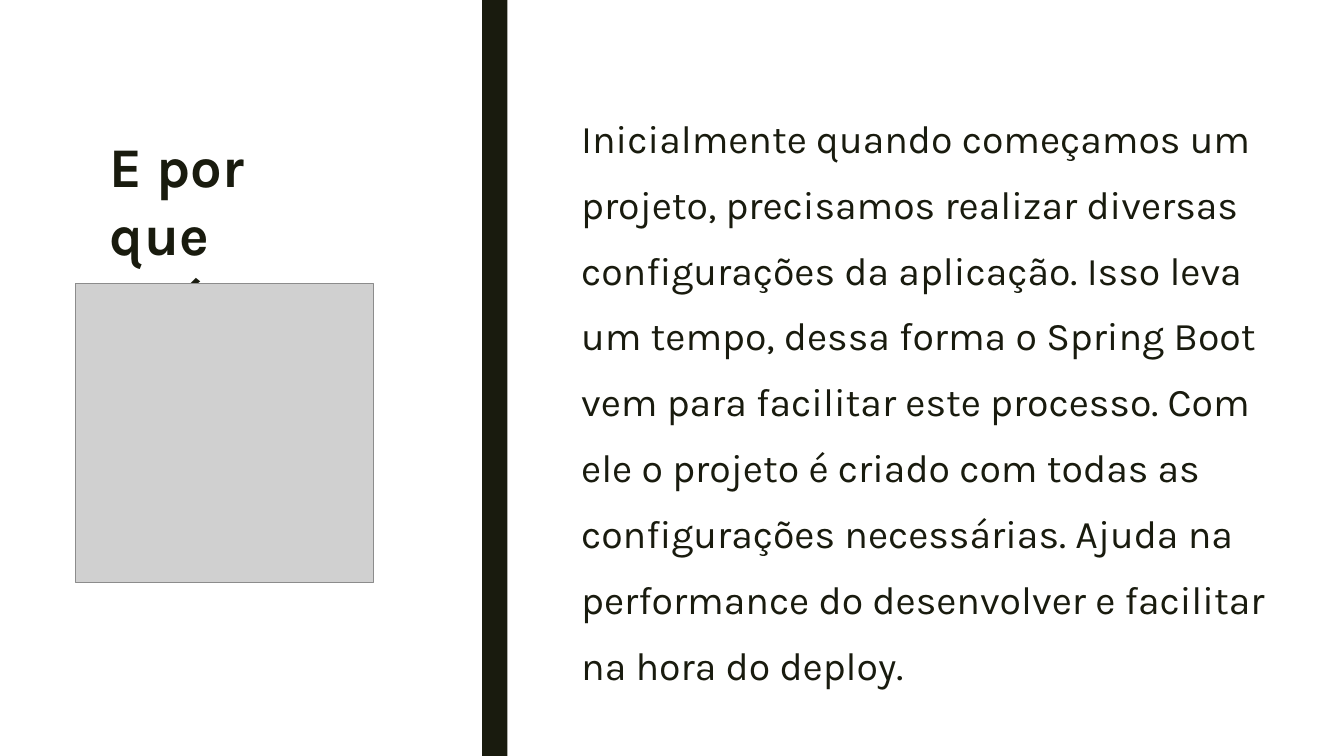
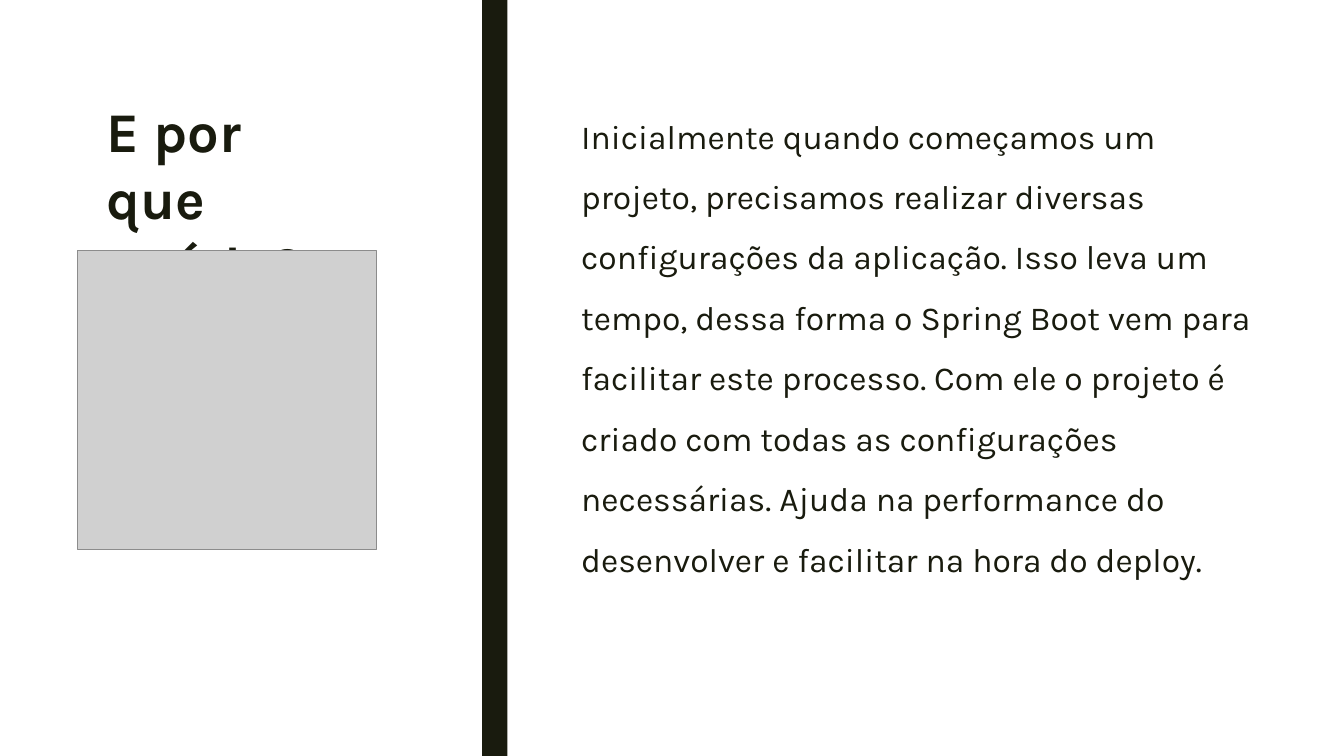
Before and after one commit to francielisabreu/BecaJava.hibernate, a slide deck: slide 5 of ppt_spring_jpa.pptx. Drawn at 1344x756 pixels with LibreOffice and Linux fonts; fonts in the diff are those of the drawing; grey boxes stand for pictures. Boxes give left, top, right and bottom in pixels: in the first picture for what was removed or moved away, otherwise in the second. Text is boxed around its words. In the diff, an @@ line names an element or a change of style, - is before the commit and + after.

```diff
--- a/ppt_spring_jpa.pptx
+++ b/ppt_spring_jpa.pptx
@@ title "E por que usá-lo?" moved from (x1=110, y1=150, x2=306, y2=284) to (x1=107, y1=115, x2=303, y2=251) @@
@@ text "Inicialmente quando começamos um projeto, ..." at (x1=581, y1=126, x2=1251, y2=581): size 28 to 24 pt; line spacing 1.4 to 1.5 @@
@@ picture moved from (x1=76, y1=283, x2=374, y2=582) to (x1=78, y1=251, x2=376, y2=549) @@
```
Also in this commit, not shown: 4 other slides changed, 2 slides added.
